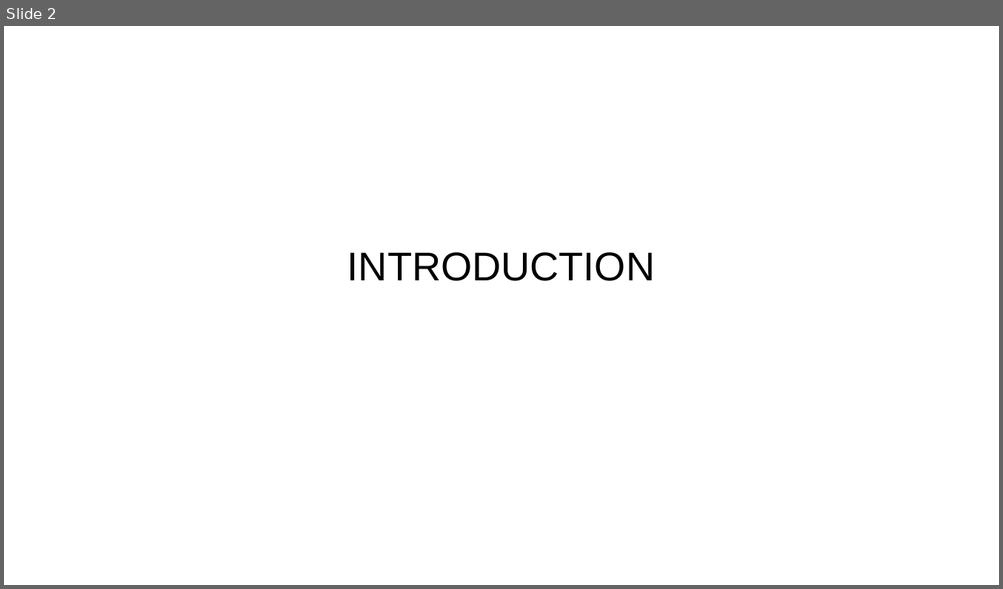
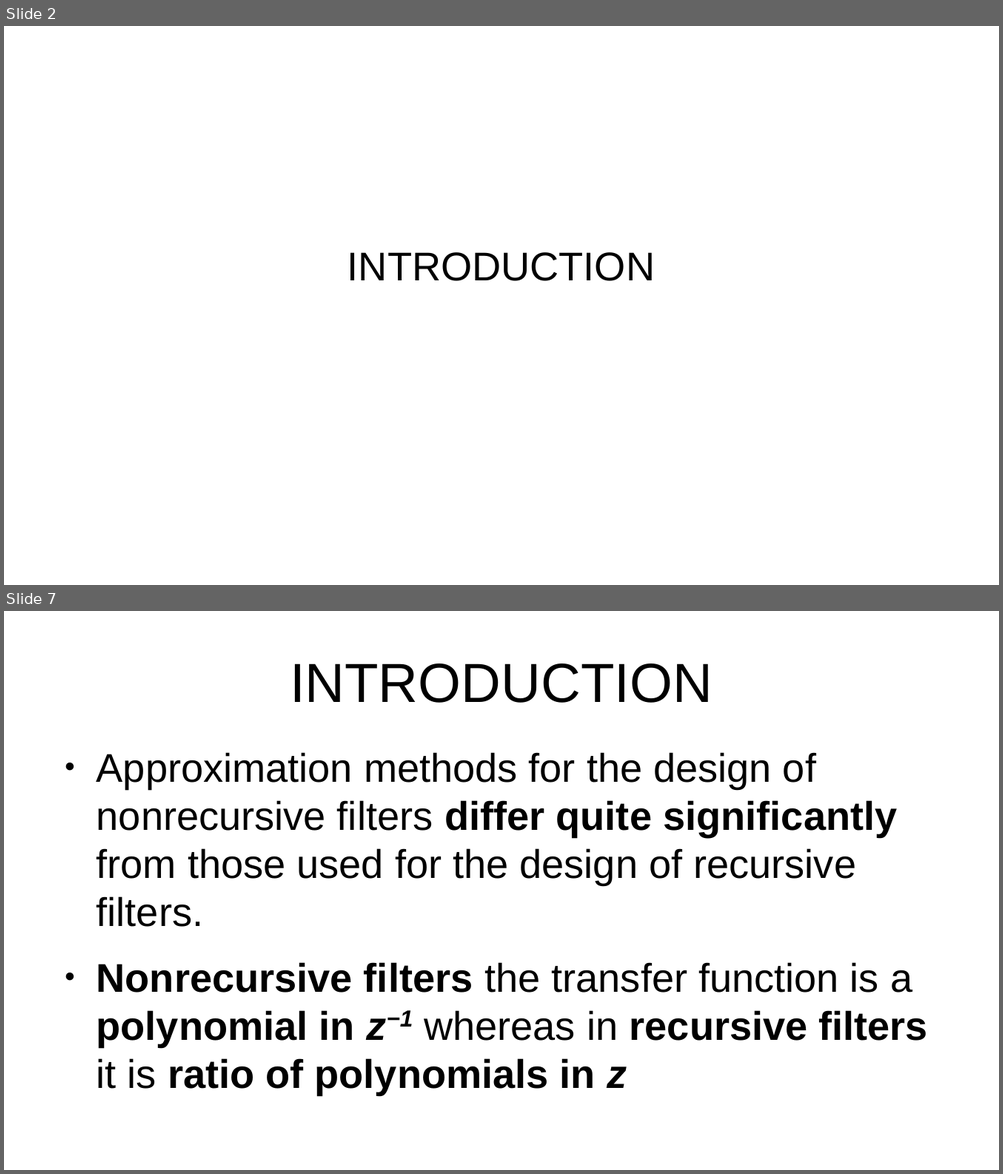
Before and after one commit to miftanurfarid/pengolahan_sinyal_digital, a slide deck: slide/2022/09.design_of_nonrecursive_(fir)_filters/09.design_of_nonrecursive_(fir)_filters.odp. Shown one above the other, each under a label of ours: slide 2 before the commit, slides 2 and 7 after it; the slides between them are not shown. The pictures are 1003x589 and 1003x1174 pixels, drawn with LibreOffice and Linux fonts; fonts in the diff are those of the drawing; background and template pictures are left out. Boxes give left, top, right and bottom in pixels: in the first picture for what was removed or moved away, otherwise in the second. Text is boxed around its words. In the diff, an @@ line names an element or a change of style, - is before the commit and + after.

```diff
--- a/slide/2022/09.design_of_nonrecursive_(fir)_filters/09.design_of_nonrecursive_(fir)_filters.odp
+++ b/slide/2022/09.design_of_nonrecursive_(fir)_filters/09.design_of_nonrecursive_(fir)_filters.odp
@@ slide 7 added at [4,611,999,1170], background #FFFFFF @@
@@ title added at [290,664,712,703], 44 pt, text #000000 @@
+INTRODUCTION
@@ text added at [96,752,928,1095], 32 pt, text #000000 @@
+● Approximation methods for the design of nonrecursive ﬁlters differ quite signiﬁcantly from those used for the design of recursive ﬁlters.
+● Nonrecursive ﬁlters the transfer function is a polynomial in z−1 whereas in recursive ﬁlters it is ratio of polynomials in z
```
Also in this commit, not shown: 4 slides changed, 6 other slides added, 61 slides removed.
